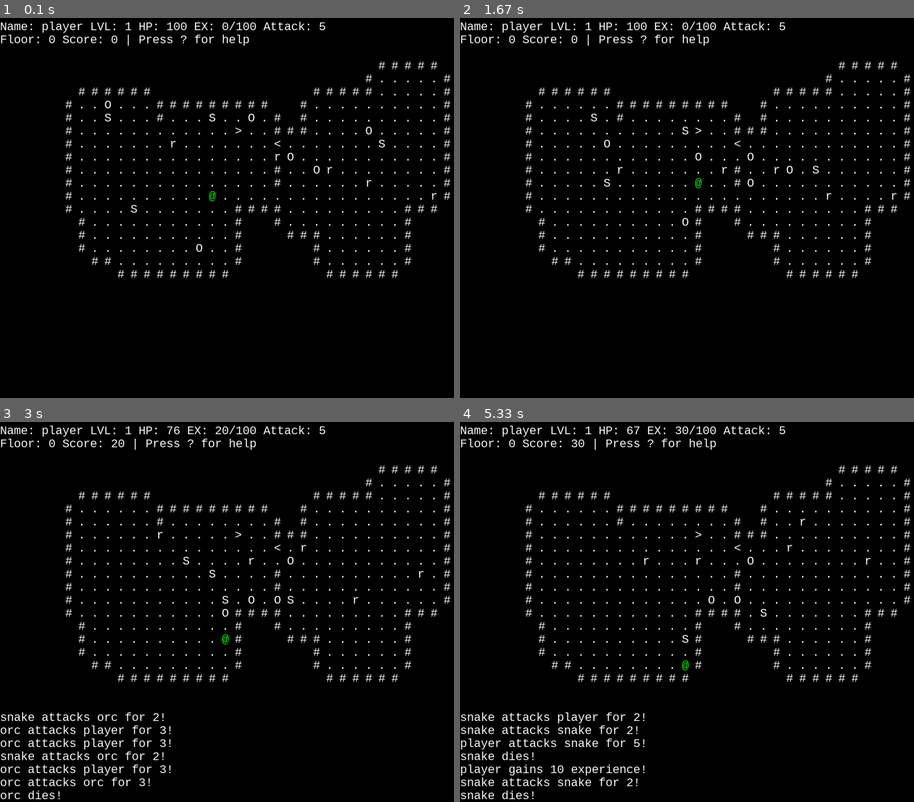
Above: before the commit, frames 1-4 (two rows, left to right).
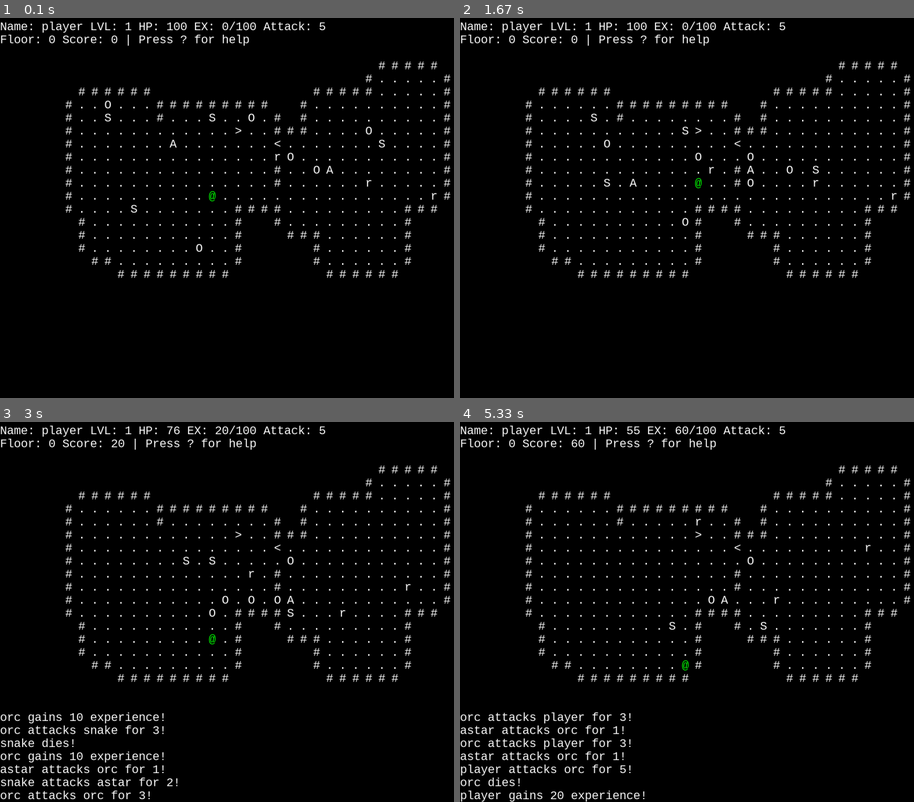
Above: after the commit, the same moments.

Repository: pyrotek45/pygame-roguehack
Game: pygame game, started from game.py
The game is run twice, just before and just after one commit, with the same random seed, the same clock (stepped at 60 frames per second) and the same inputs.
Inputs:
- Up to frame 1 (0.1 s): no input
- Up to frame 2 (1.67 s): hold Right 0.33-0.8 s; hold Up 0.83-1.13 s; hold Right 1.17-1.63 s
- Up to frame 3 (3 s): hold Left 1.67-2.2 s; tap J at 1.73, 2.03, 2.3, 2.63, 2.93 s; hold Down 2.23-2.53 s; tap K at 2.38 s; hold Left 2.57-2.97 s
- Up to frame 4 (5.33 s): hold Up 3-3.37 s; tap J at 3.07, 3.47, 3.77, 4.13, 4.53, 4.83, 5.03 s; hold Right 3.4-4.03 s; tap K at 3.55, 5.12 s; hold Down 4.07-4.43 s; tap / at 4.22 s; hold Left 4.47-4.93 s; hold Right from 4.97 s (still down)

The runs differ from the first frame. In frame 1, less than 0.1% of the frame differs, in the area x 37-74%, y 32-42%; in frame 2, 0.1%; in frame 3, 2.4%; in frame 4, 2.6%, in the area x 0-91%, y 1-100%.

Commit message:
astar entity

Diff:
--- a/game.py
+++ b/game.py
@@ -1,6 +1,7 @@
 import pygame
 import sys
 import random
+import heapq
 
 pygame.init()
 
@@ -106,6 +107,20 @@
         y = 0 if player.y == self.owner.y else (1 if player.y > self.owner.y else -1)
         world.move_entity(self.owner, x, y)
 
+
+class AStar(Ai):
+    def take_turn(self, world):
+        player = world.player
+        start = (self.owner.x, self.owner.y)
+        goal = (player.x, player.y)
+        path = astar_path(world, start, goal)
+        if path and len(path) > 1:
+            next_step = path[1]
+            x = next_step[0] - self.owner.x
+            y = next_step[1] - self.owner.y
+            world.move_entity(self.owner, x, y)
+
+
 class ChaseAndWonderAi(Ai):
     def take_turn(self, world):
         if random.random() < 0.5:
@@ -118,6 +133,61 @@
             # wonder
             x, y = random.choice([(1, 0), (-1, 0), (0, 1), (0, -1)])
             world.move_entity(self.owner, x, y)
+
+
+def heuristic(a, b):
+    return abs(a[0] - b[0]) + abs(a[1] - b[1])
+
+def astar_path(world, start, goal):
+    height = len(world.map)
+    width = len(world.map[0])
+
+
+    def in_bounds(pos):
+        x, y = pos
+        return 0 <= x < width and 0 <= y < height
+
+    def passable(pos):
+        x, y = pos
+        return world.is_movable(x, y)
+
+    # 8 directions (N, S, E, W, diagonals)
+    directions = [
+        (1, 0), (-1, 0), (0, 1), (0, -1),
+    ]
+
+    open_set = []
+    heapq.heappush(open_set, (0, start))
+
+    came_from = {start: None}
+    g_score = {start: 0}
+
+    while open_set:
+        _, current = heapq.heappop(open_set)
+
+        if current == goal:
+            # reconstruct path
+            path = []
+            while current:
+                path.append(current)
+                current = came_from[current]
+            path.reverse()
+            return path
+
+        for dx, dy in directions:
+            neighbor = (current[0] + dx, current[1] + dy)
+            if not in_bounds(neighbor) or not passable(neighbor):
+                continue
+
+            tentative_g = g_score[current] + 1
+            if tentative_g < g_score.get(neighbor, float('inf')):
+                came_from[neighbor] = current
+                g_score[neighbor] = tentative_g
+                f_score = tentative_g + heuristic(neighbor, goal)
+                heapq.heappush(open_set, (f_score, neighbor))
+
+    return None
+
 
 
 class Entity:
@@ -153,7 +223,7 @@
 # prolly want to make this more generic in the future??
 # maybe add it to the world class?
 def create_random_mob():
-    mob_type = random.choice(["orc", "snake", "rat"])
+    mob_type = random.choice(["orc", "snake", "rat", "astar"])
     return create_mob(mob_type)
 
 def create_mob(name):
@@ -167,6 +237,10 @@
         return mob
     elif name == "rat":
         mob = Entity("rat", 0, 0, 3, 1, "r", ai=WonderAi(None))
+        mob.set_ex(5)
+        return mob
+    elif name == "astar":
+        mob = Entity("astar", 0, 0, 3, 1, "A", ai=AStar(None))
         mob.set_ex(5)
         return mob
     else:
@@ -242,16 +316,16 @@
     def log_message(self, message):
         self.log.append(message)
 
-
+    def is_movable(self, x, y):
+        return self.map[y][x] != "#"
 
     def move_entity(self, entity, x, y):
         # check for walls and other stuff here
         new_x = entity.x + x
         new_y = entity.y + y
 
-        if self.map[new_y][new_x] == "#":
+        if not self.is_movable(new_x, new_y):
             return
-
 
         for e in self.entities:
             if e is not entity and e.x == new_x and e.y == new_y:
